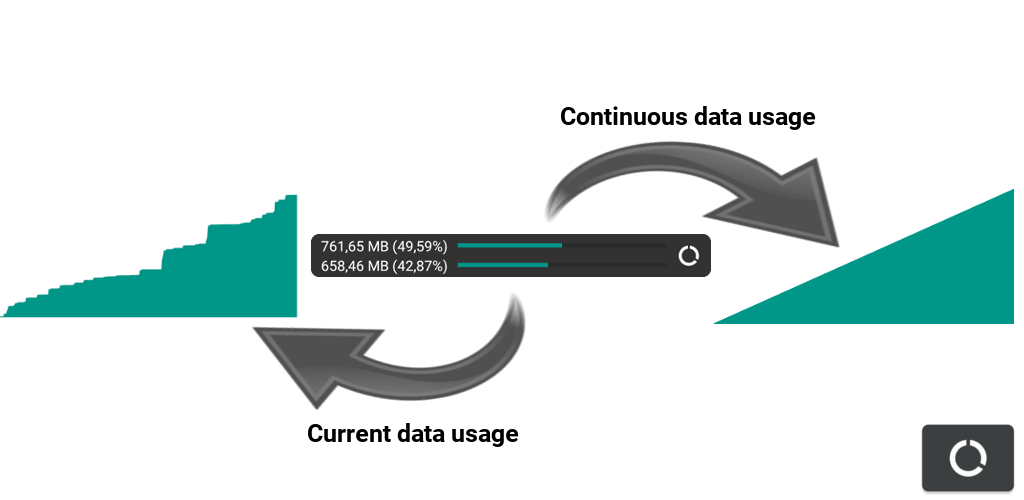
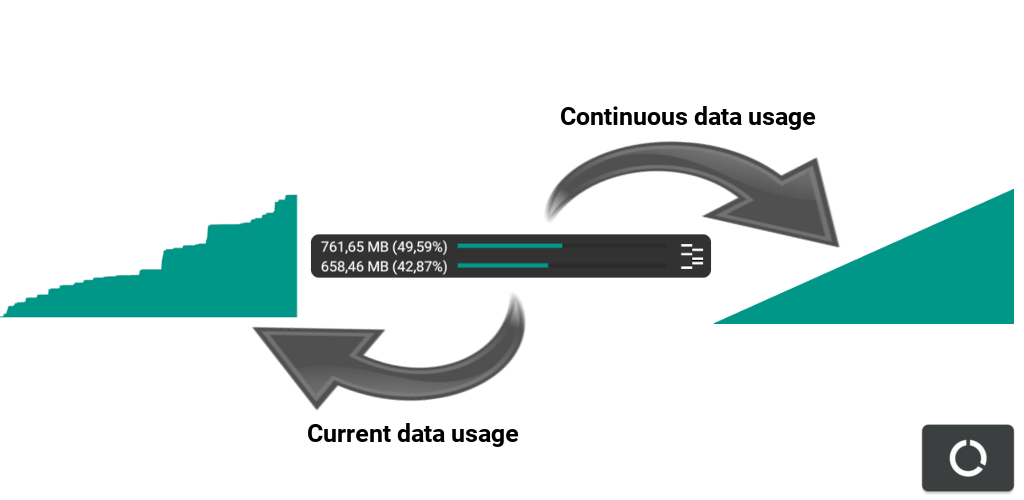
Layers edited between the first and the second 1024x500 image:
renamed "preview.png" to "preview", painted on it over (310, 234, 712, 278)
